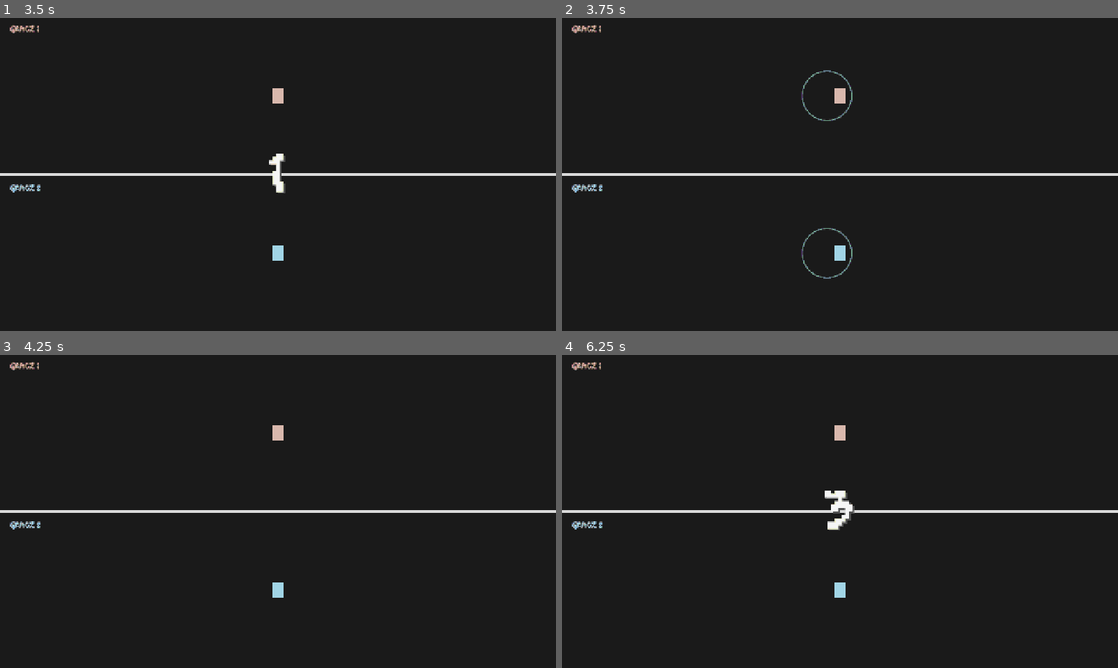
Above: before the commit, frames 1-4 (two rows, left to right).
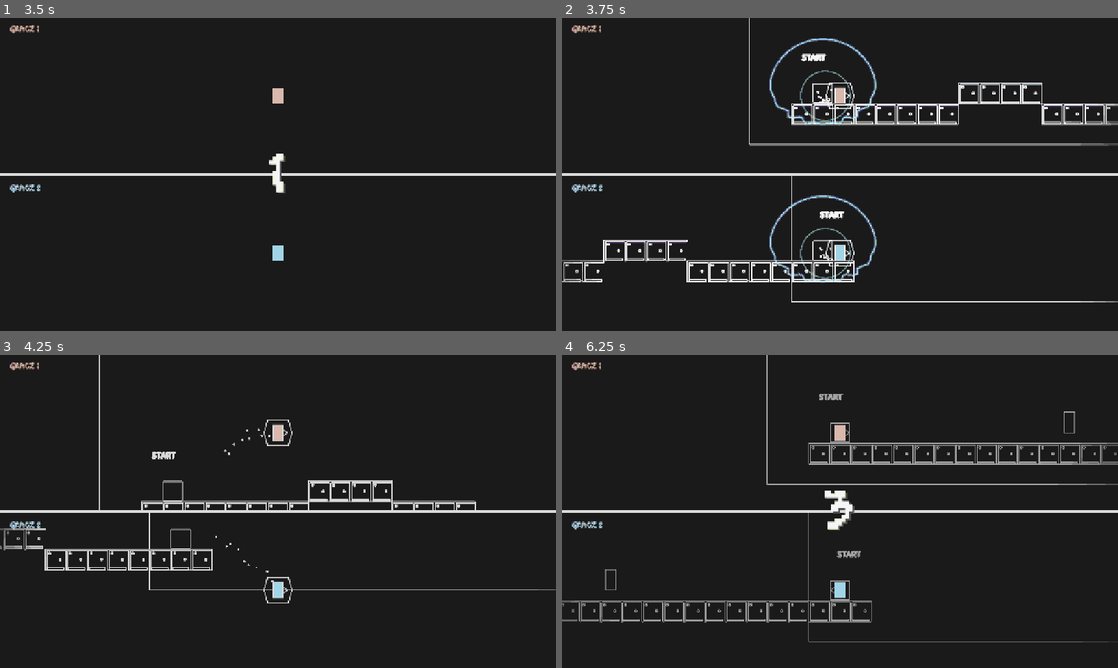
Above: after the commit, the same moments.

Repository: ketr4x/Haven
Game: Godot game, scene res://scenes/game/race.tscn
Two runs of this game, one before a commit and one after it. Both use one fixed random seed, a clock stepped at 60 frames per second and the inputs below.
Inputs:
- Up to frame 1 (3.5 s): tap Enter at 0.5 s; hold Left (p2_left) 0.53-1.28 s; hold D (p1_right) 0.53-2.03 s; tap W (p1_jump) at 0.77, 1.52, 3.02 s; tap R (restart) at 1.25, 2 s; tap N (new_seed) at 1.35 s; tap Left (p2_left) at 1.55, 2.3, 2.85 s; hold A (p1_left) 2.03-2.78 s; hold S (p1_shout) 2.03-2.78 s; hold D (p1_right) from 2.78 s (still down)
- Up to frame 2 (3.75 s): keep holding D (p1_right); tap R (restart) at 3.5 s; hold Right (p2_right) from 3.53 s (still down)
- Up to frame 3 (4.25 s): keep holding D (p1_right); keep holding Right (p2_right); tap W (p1_jump) at 3.77 s; tap Left (p2_left) at 3.8 s
- Up to frame 4 (6.25 s): release D (p1_right) at 4.28 s; release Right (p2_right) at 4.28 s; hold A (p1_left) 4.28-5.03 s; tap Down (p2_shout) at 4.35 s; tap W (p1_jump) at 4.52, 6.02 s; tap Left (p2_left) at 4.55, 6.05 s; hold D (p1_right) 5.03-5.78 s; hold Left (p2_left) 5.03-5.78 s; hold A (p1_left) from 5.78 s (still down); tap N (new_seed) at 5.85 s

Frame 1 is identical in both runs. In frame 2, 6.4% of the frame differs, in the area x 0-100%, y 0-91%; in frame 3, 3.0%; in frame 4, 3.7%.

Commit message:
Fix mirrored movement and intro echo

Diff:
--- a/scenes/effects/sound_wave.tscn
+++ b/scenes/effects/sound_wave.tscn
@@ -3,7 +3,7 @@
 [ext_resource type="Script" path="res://scripts/effects/sound_wave.gd" id="1_wave"]
 
 [sub_resource type="CircleShape2D" id="CircleShape2D_wave"]
-radius = 11.0
+radius = 4.0
 
 [sub_resource type="CircleShape2D" id="CircleShape2D_return_detector"]
 radius = 26.0
--- a/scripts/effects/sound_wave.gd
+++ b/scripts/effects/sound_wave.gd
@@ -14,6 +14,7 @@
 var pulse_id: int = 0
 var emitter: RezonansPlayer
 var _remaining_lifetime: float = 0.0
+var _return_distance: float = 42.0
 var _has_returned: bool = false
 
 func setup(source: RezonansPlayer, origin: Vector2, direction: Vector2, initial_loudness: float, pulse_identifier: int) -> void:
@@ -21,7 +22,9 @@
 	pulse_id = pulse_identifier
 	captured_loudness = clampf(initial_loudness, 0.0, 100.0)
 	var size_multiplier := lerpf(0.55, 2.1, captured_loudness / 100.0)
-	scale = Vector2.ONE * size_multiplier
+	# Radial probes stay small so floor-facing rays never spawn embedded in terrain.
+	scale = Vector2.ONE
+	_return_distance = 42.0 * size_multiplier
 	global_position = origin
 	velocity = direction.normalized() * speed
 	_remaining_lifetime = lifetime
@@ -47,7 +50,7 @@
 			queue_free()
 			return
 
-	if bounce_count > 0 and emitter and global_position.distance_to(emitter.global_position) <= 42.0 * scale.x:
+	if bounce_count > 0 and emitter and global_position.distance_to(emitter.global_position) <= _return_distance:
 		_return_to_owner()
 
 
--- a/scripts/game/player_world.gd
+++ b/scripts/game/player_world.gd
@@ -12,6 +12,7 @@
 @export var mirror_course_horizontally: bool = false
 @export var sound_wave_scene: PackedScene
 @export var reveal_ring_scene: PackedScene
+@export_range(1.0, 100.0, 1.0) var intro_pulse_loudness: float = 60.0
 @export_range(0.1, 1.0) var footstep_loudness_multiplier: float = 0.35
 @export_range(0.1, 1.0) var footstep_ring_scale: float = 0.45
 
@@ -30,7 +31,7 @@
 	_player.jump_action = jump_action
 	_player.shout_action = shout_action
 	_player.modulate = player_color
-	_generator.scale.x = -1.0 if mirror_course_horizontally else 1.0
+	_generator.mirror_horizontally = mirror_course_horizontally
 	_echo_overlay.set_player_color(player_color)
 	var camera := _player.get_node("Camera2D") as Camera2D
 	camera.enabled = true
@@ -51,6 +52,10 @@
 	_finish_area.monitoring = is_active
 
 
+func emit_intro_pulse() -> void:
+	_on_player_pulsed(_player.global_position, Vector2(_player.facing_direction, 0.0), intro_pulse_loudness, 16)
+
+
 func _on_footstep_emitted(origin: Vector2, _direction: Vector2, loudness: float) -> void:
 	# Footsteps show current loudness without granting a free echo return or boost.
 	_spawn_reveal_ring(origin, loudness * footstep_loudness_multiplier, footstep_ring_scale)
@@ -64,7 +69,7 @@
 		var direction := Vector2.from_angle(TAU * float(index) / float(ray_count))
 		var wave := sound_wave_scene.instantiate() as SoundWave
 		_waves.add_child(wave)
-		wave.setup(_player, origin + direction * 24.0, direction, loudness, _next_pulse_id)
+		wave.setup(_player, origin + direction * 8.0, direction, loudness, _next_pulse_id)
 		wave.bounced.connect(pulse.add_bounce)
 		wave.returned_to_owner.connect(_on_wave_returned)
 
--- a/scripts/game/race.gd
+++ b/scripts/game/race.gd
@@ -96,6 +96,7 @@
 
 
 func _set_race_state(next_state: RaceState) -> void:
+	var previous_state := _race_state
 	_race_state = next_state
 	_title_panel.visible = next_state == RaceState.TITLE
 	_countdown_label.visible = next_state == RaceState.COUNTDOWN
@@ -105,6 +106,9 @@
 	var is_racing := next_state == RaceState.RACING
 	_player_one_world.set_race_active(is_racing)
 	_player_two_world.set_race_active(is_racing)
+	if previous_state == RaceState.COUNTDOWN and next_state == RaceState.RACING:
+		_player_one_world.emit_intro_pulse()
+		_player_two_world.emit_intro_pulse()
 
 
 func _is_start_input(event: InputEvent) -> bool:
--- a/scripts/generator/course_chunk.gd
+++ b/scripts/generator/course_chunk.gd
@@ -9,15 +9,30 @@
 @export var allows_wall_jump: bool = false
 @export var requires_shout: bool = false
 @export var has_safe_landing: bool = true
+@export var mirror_horizontally: bool = false
 @export var grid_size: Vector2i = Vector2i(48, 48)
 @export var terrain_cells: Array[Vector2i] = []
 
 @onready var _terrain: TileMapLayer = $Terrain
 
 func _ready() -> void:
+	if mirror_horizontally:
+		_mirror_markers_and_decorations()
 	_terrain.clear()
 	for cell in terrain_cells:
-		_terrain.set_cell(cell, 0, Vector2i.ZERO)
+		var target_cell: Vector2i = Vector2i(-cell.x, cell.y) if mirror_horizontally else cell
+		_terrain.set_cell(target_cell, 0, Vector2i.ZERO)
+
+
+func _mirror_markers_and_decorations() -> void:
+	for child in get_children():
+		if child is Marker2D:
+			child.position.x = -child.position.x
+		elif child is Polygon2D:
+			child.position.x = -child.position.x
+			child.scale.x = -child.scale.x
+		elif child is Label:
+			child.position.x = -child.position.x - child.size.x
 
 
 func entry_position() -> Vector2:
@@ -39,7 +54,7 @@
 
 
 func path_width() -> float:
-	return exit_position().x - entry_position().x
+	return absf(exit_position().x - entry_position().x)
 
 
 func has_valid_grid_geometry() -> bool:
--- a/scripts/generator/course_generator.gd
+++ b/scripts/generator/course_generator.gd
@@ -7,6 +7,7 @@
 @export var traversal_chunks: Array[PackedScene]
 @export var safe_fallback_chunk: PackedScene
 @export var finish_chunk: PackedScene
+@export var mirror_horizontally: bool = false
 @export_range(1, 24) var traversal_count: int = 5
 @export var seed_value: int = 12_345
 
@@ -71,6 +72,7 @@
 
 func _place_chunk(chunk_scene: PackedScene, entry_position: Vector2) -> CourseChunk:
 	var chunk := chunk_scene.instantiate() as CourseChunk
+	chunk.mirror_horizontally = mirror_horizontally
 	_generated_chunks.add_child(chunk)
 	chunk.position = entry_position - chunk.entry_position()
 	return chunk
--- a/tests/race_shell_check.gd
+++ b/tests/race_shell_check.gd
@@ -1,6 +1,8 @@
 extends SceneTree
 
 const RACE_SCENE := preload("res://scenes/game/race.tscn")
+
+var _player_two_boost_started: bool = false
 
 func _initialize() -> void:
 	var race := RACE_SCENE.instantiate()
@@ -24,8 +26,12 @@
 	assert(player_one_generator.course_signature == player_two_generator.course_signature)
 	assert(player_one_generator.get_node("GeneratedChunks").get_child_count() == 17)
 	assert(player_two_generator.get_node("GeneratedChunks").get_child_count() == 17)
-	assert(player_one_generator.scale.x == 1.0)
-	assert(player_two_generator.scale.x == -1.0)
+	assert(not player_one_generator.mirror_horizontally)
+	assert(player_two_generator.mirror_horizontally)
+	var player_two_start_chunk := player_two_generator.get_node("GeneratedChunks").get_child(0) as CourseChunk
+	var player_two_start_terrain := player_two_start_chunk.get_node("Terrain") as TileMapLayer
+	for cell in player_two_start_chunk.terrain_cells:
+		assert(player_two_start_terrain.get_cell_source_id(Vector2i(-cell.x, cell.y)) == 0)
 	var player_two := player_two_world.get_node("Player") as RezonansPlayer
 	var player_one_overlay := player_one_world.get_node("EchoCanvas/EchoOverlay") as EchoOverlay
 	var player_two_overlay := player_two_world.get_node("EchoCanvas/EchoOverlay") as EchoOverlay
@@ -55,6 +61,26 @@
 	assert(not (race.get_node("GlobalUi/Countdown") as Label).visible)
 	assert(player_one.is_physics_processing())
 
+	var player_one_start_x := player_one.global_position.x
+	var player_two_start_x := player_two.global_position.x
+	Input.action_press(&"p1_right")
+	Input.action_press(&"p2_left")
+	for frame in 20:
+		await physics_frame
+	Input.action_release(&"p1_right")
+	Input.action_release(&"p2_left")
+	assert(player_one.global_position.x > player_one_start_x)
+	assert(player_two.global_position.x < player_two_start_x)
+
+	player_two.rebound_boost_started.connect(_on_player_two_boost_started)
+	player_two_world._on_player_pulsed(player_two.global_position, Vector2.LEFT, 60.0, 16)
+	for frame in 120:
+		await physics_frame
+		if _player_two_boost_started:
+			break
+	assert(_player_two_boost_started)
+	assert(float((player_two_overlay.material as ShaderMaterial).get_shader_parameter("reveal_strength")) > 0.0)
+
 	race._toggle_pause()
 	assert(paused)
 	assert((race.get_node("GlobalUi/PausePanel") as Control).visible)
@@ -69,3 +95,7 @@
 	assert(not player_one.is_physics_processing())
 	print("Race shell and start flow check passed.")
 	quit()
+
+
+func _on_player_two_boost_started() -> void:
+	_player_two_boost_started = true
Not shown, changed: AGENTS.md
